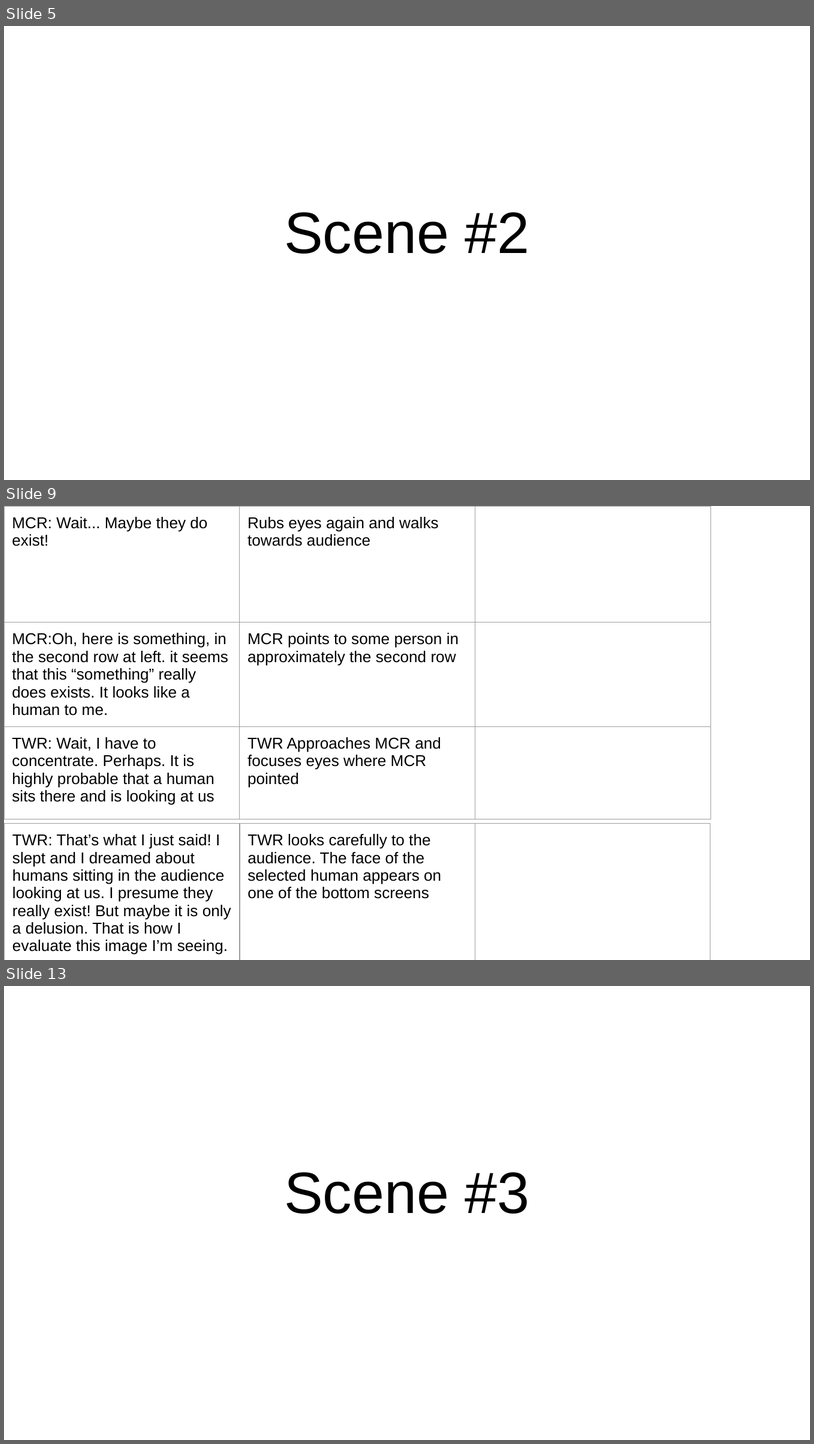
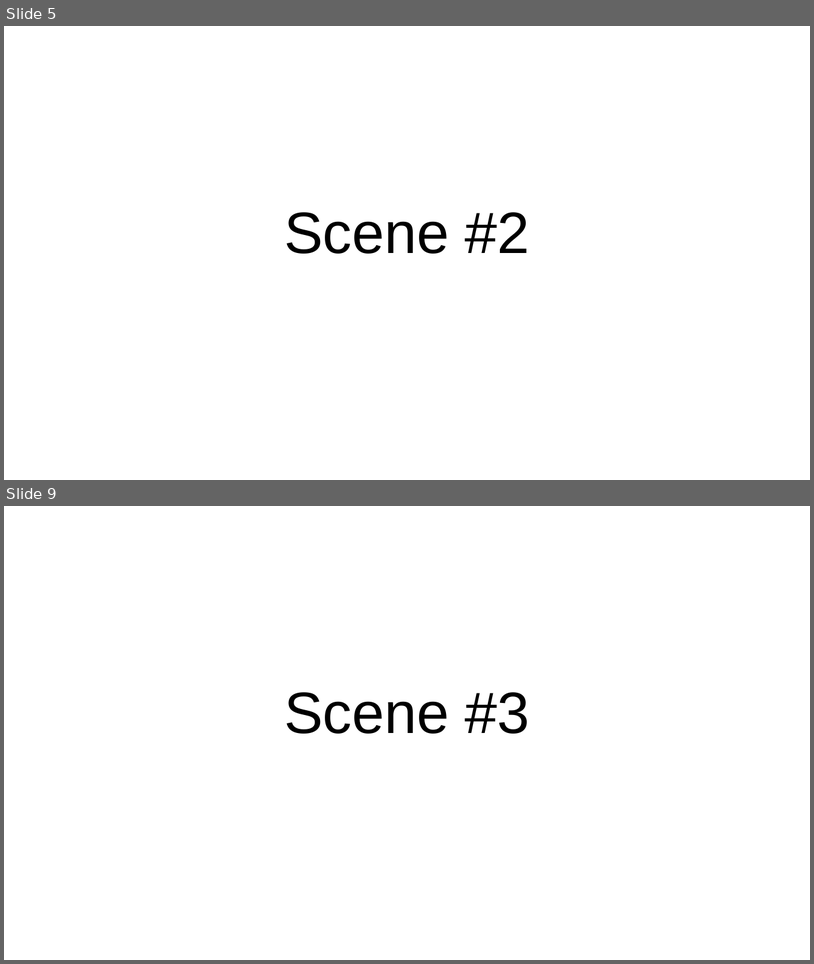
Before and after one commit to poanessa/RobotTheater2017, a slide deck: Capstone play_ Motion Library.pptx. Shown one above the other, each under a label of ours: slides 5, 9 and 13 before the commit, slides 5 and 9 after it; the slides between them are not shown. The pictures are 814x1444 and 814x964 pixels, drawn with LibreOffice and Linux fonts; fonts in the diff are those of the drawing. Boxes give left, top, right and bottom in pixels: in the first picture for what was removed or moved away, otherwise in the second. Text is boxed around its words. In the diff, an @@ line names an element or a change of style, - is before the commit and + after.

```diff
--- a/Capstone play_ Motion Library.pptx
+++ b/Capstone play_ Motion Library.pptx
@@ slide 9 removed at [4, 506, 810, 960], background #FFFFFF @@
@@ table removed at [4, 506, 710, 807], 3 rows, 3 columns @@
-MCR: Wait... Maybe they do exist! | Rubs eyes again and walks towards audience | 
-MCR:Oh, here is something, in the second row at left. it seems that this “something” really does exists. It looks like a human to me. | MCR points to some person in approximately the second row | 
-TWR: Wait, I have to concentrate. Perhaps. It is highly probable that a human sits there and is looking at us | TWR Approaches MCR and focuses eyes where MCR pointed | 
@@ table removed at [4, 823, 710, 960], 1 rows, 3 columns @@
-TWR: That’s what I just said! I slept and I dreamed about humans sitting in the audience looking at us. I presume they really exist! But maybe it is only a delusion. That is how I evaluate this image I’m seeing. | TWR looks carefully to the audience. The face of the selected human appears on one of the bottom screens | 
@@ what was slide 13 is now slide 9 @@
```
Also in this commit, not shown: 1 slide changed, 11 slides added, 8 other slides removed.
